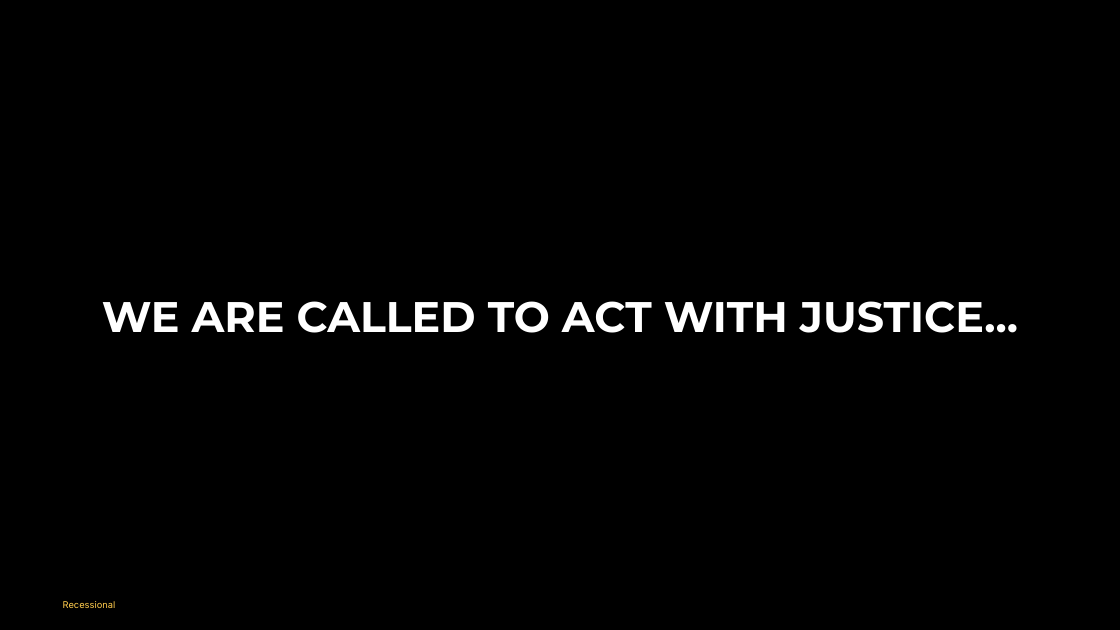
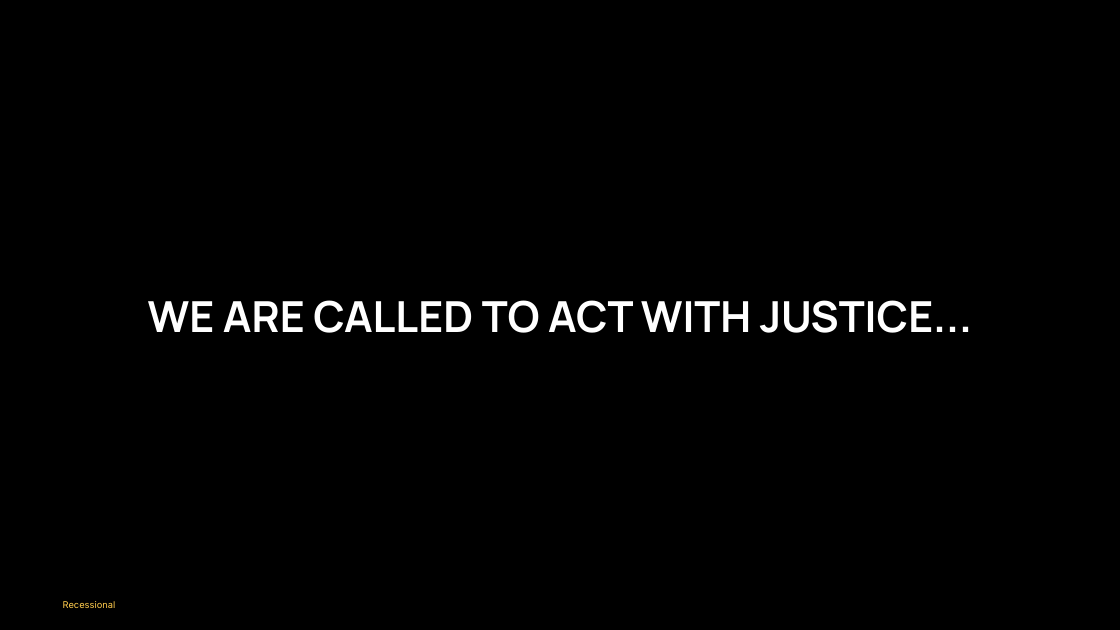
Before and after one commit to divinogabriel9/verbum, a slide deck: slide 81 of outputs/GFCC7Jun2026_OrdinaryTime.pptx (slide 82 before the commit). Drawn at 1120x630 pixels with LibreOffice and Linux fonts; fonts in the diff are those of the drawing. Boxes give left, top, right and bottom in pixels: in the first picture for what was removed or moved away, otherwise in the second. Text is boxed around its words. In the diff, an @@ line names an element or a change of style, - is before the commit and + after.

```diff
--- a/outputs/GFCC7Jun2026_OrdinaryTime.pptx
+++ b/outputs/GFCC7Jun2026_OrdinaryTime.pptx
@@ text "WE ARE CALLED TO ACT ..." at [148,300,972,333]: font Montserrat to Manrope @@
```
Also in this commit, not shown: 29 other slides changed, 9 slides added, 10 slides removed, 9 other files.
